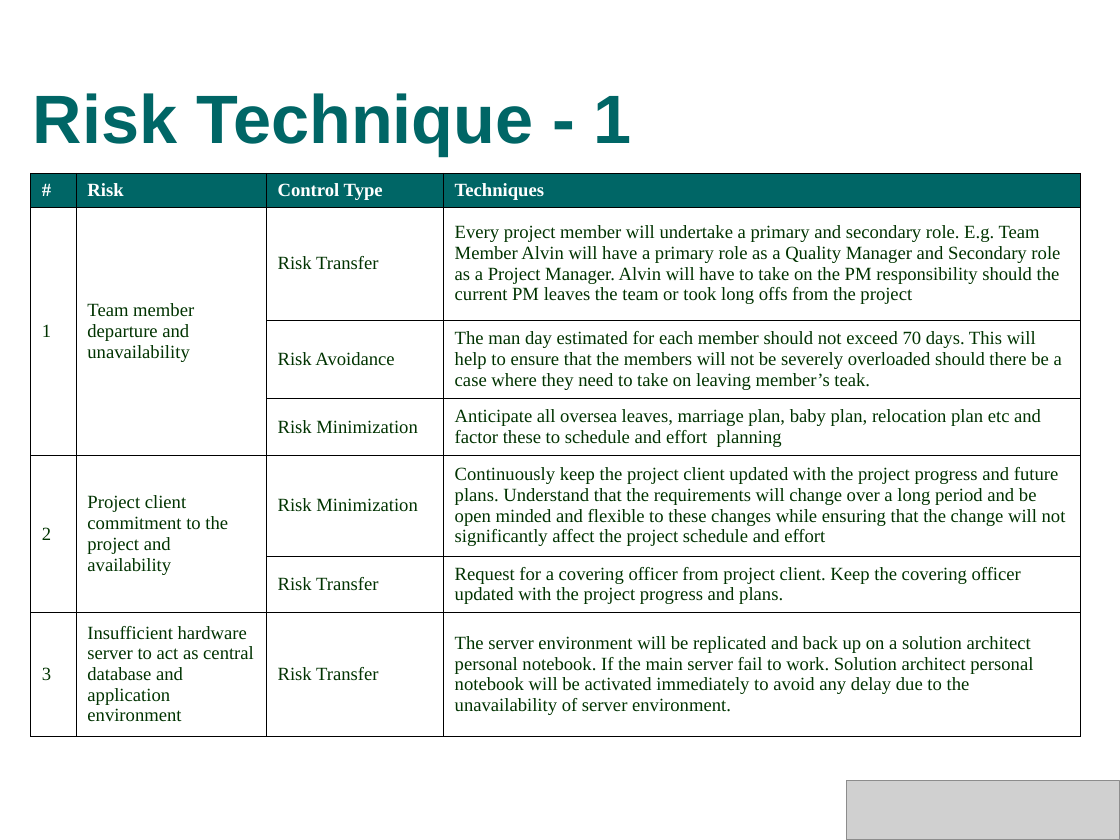
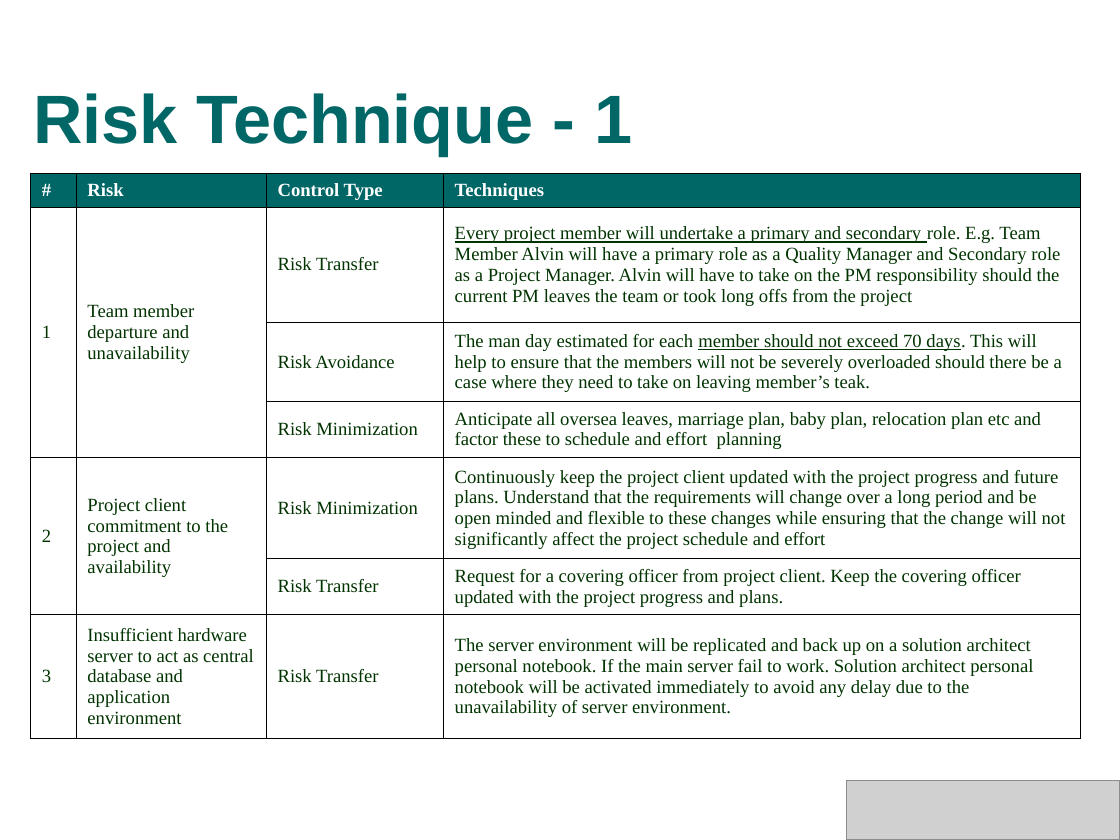
Before and after one commit to s4kshya/leezdr-repository, a slide deck: slide 7 of Exam Paper/MTECH_PROJ/Presentation/phase1.ppt. Drawn at 1120x840 pixels with LibreOffice and Linux fonts; fonts in the diff are those of the drawing; grey boxes stand for pictures; background and template pictures are left out. Boxes give left, top, right and bottom in pixels: in the first picture for what was removed or moved away, otherwise in the second. Text is boxed around its words. In the diff, an @@ line names an element or a change of style, - is before the commit and + after.

```diff
--- a/Exam Paper/MTECH_PROJ/Presentation/phase1.ppt
+++ b/Exam Paper/MTECH_PROJ/Presentation/phase1.ppt
@@ table at (30,174,1080,740) @@
@@ underline on in "Every project member will undertake a primary ...", "member should not exceed 70 days." @@
```
Also in this commit, not shown: 7 other slides changed, 4 slides added, 1 slide removed.
